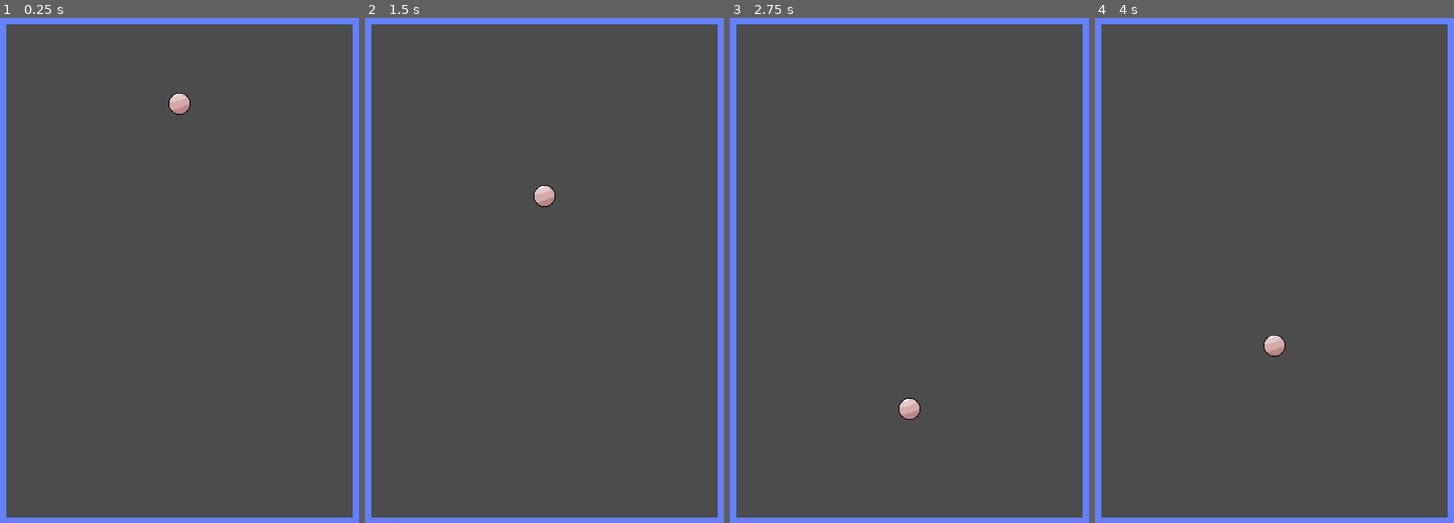
Above: before the commit, frames 1-4 (left to right).
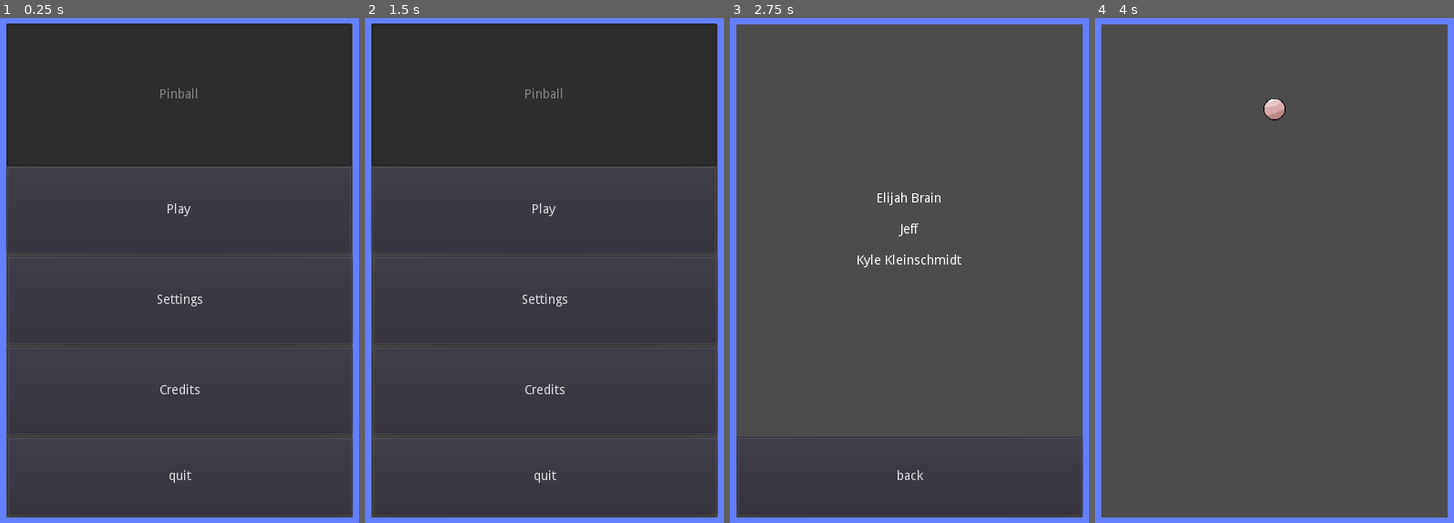
Above: after the commit, the same moments.

Repository: thexerothermic/pinball
Game: Godot game, scene res://MainMenu/MainMenu.tscn
Two runs of this game, one before a commit and one after it. Both use one fixed random seed, a clock stepped at 60 frames per second and the inputs below. Before the commit the project starts from res://Game.tscn.
Inputs (mouse positions are in pixels of both pictures, inside the frame that each line leads up to):
- Up to frame 1 (0.25 s): no input
- Up to frame 2 (1.5 s): click (544, 300) at 0.5 s, where only the run after the commit has a clickable "Settings"; click (544, 477) at 1.25 s, where only the run after the commit has a clickable "back"
- Up to frame 3 (2.75 s): click (909, 391) at 2 s, where only the run after the commit has a clickable "Credits"
- Up to frame 4 (4 s): click (1274, 477) at 2.75 s, where only the run after the commit has a clickable "back"; click (1274, 209) at 3.5 s, where only the run after the commit has a clickable "Play"

The runs differ from the first frame. In frame 1, 28% of the frame differs, in the area x 1-99%, y 1-99%; in frame 2, 28%; in frame 3, 0.9%; in frame 4, 0.4%.

Commit message:
added menus

Diff:
--- /dev/null
+++ b/MainGame/Ball.gd
@@ -0,0 +1,17 @@
+extends RigidBody2D
+
+var myTimer:Timer
+
+func _ready():
+	myTimer=Timer.new()                #initializes a copy of a class (an instance)
+	add_child(myTimer)                                            #Needs to be added to scene to not be collected as garbage
+	myTimer.connect("timeout",self,"challenge")                #Connects the signal to a custom function
+	reset_timer()                        #Called once to get the timer going
+
+func reset_timer():
+	myTimer.wait_time=4
+	myTimer.start()
+
+func challenge():
+	reset_timer()
+	self.linear_velocity+=Vector2(rand_range(-1000,1000),rand_range(-1000,1000))            #Applies a random force to our ball
--- /dev/null
+++ b/MainGame/Ball.tscn
@@ -0,0 +1,25 @@
+[gd_scene load_steps=4 format=2]
+
+[ext_resource path="res://MainGame/Ball.png" type="Texture" id=1]
+
+[sub_resource type="PhysicsMaterial" id=2]
+bounce = 1.0
+
+[sub_resource type="CircleShape2D" id=1]
+radius = 12.0
+
+[node name="Ball" type="RigidBody2D"]
+position = Vector2( 240, 134 )
+physics_material_override = SubResource( 2 )
+
+[node name="Sprite" type="Sprite" parent="."]
+texture = ExtResource( 1 )
+__meta__ = {
+"_edit_lock_": true
+}
+
+[node name="CollisionShape2D" type="CollisionShape2D" parent="."]
+shape = SubResource( 1 )
+__meta__ = {
+"_edit_lock_": true
+}
--- /dev/null
+++ b/MainGame/Game.tscn
@@ -0,0 +1,54 @@
+[gd_scene load_steps=5 format=2]
+
+[ext_resource path="res://MainGame/Ball.tscn" type="PackedScene" id=1]
+[ext_resource path="res://MainGame/leftrightwalls.tres" type="Shape2D" id=2]
+[ext_resource path="res://MainGame/topdownwalls.tres" type="Shape2D" id=3]
+[ext_resource path="res://MainGame/Ball.gd" type="Script" id=4]
+
+[node name="Stage" type="Node2D"]
+
+[node name="Ball" parent="." instance=ExtResource( 1 )]
+script = ExtResource( 4 )
+
+[node name="LeftWall" type="StaticBody2D" parent="."]
+position = Vector2( -49, 176 )
+
+[node name="CollisionShape2D" type="CollisionShape2D" parent="LeftWall"]
+shape = ExtResource( 2 )
+__meta__ = {
+"_edit_lock_": true
+}
+
+[node name="RightWall" type="StaticBody2D" parent="."]
+position = Vector2( 530, 134 )
+
+[node name="CollisionShape2D" type="CollisionShape2D" parent="RightWall"]
+position = Vector2( 0, 49.5 )
+shape = ExtResource( 2 )
+__meta__ = {
+"_edit_lock_": true
+}
+
+[node name="TopWall" type="StaticBody2D" parent="."]
+position = Vector2( 201, -48 )
+
+[node name="CollisionShape2D" type="CollisionShape2D" parent="TopWall"]
+position = Vector2( 7, -2 )
+shape = ExtResource( 3 )
+__meta__ = {
+"_edit_lock_": true
+}
+
+[node name="BottomWall" type="StaticBody2D" parent="."]
+position = Vector2( 236, 616 )
+
+[node name="CollisionShape2D" type="CollisionShape2D" parent="BottomWall"]
+position = Vector2( -12, 74 )
+shape = ExtResource( 3 )
+__meta__ = {
+"_edit_lock_": true
+}
+
+[node name="Line2D" type="Line2D" parent="."]
+points = PoolVector2Array( 0, 0, 480, 0, 480, 640, 0, 640, 0, 0 )
+width = 100.0
--- /dev/null
+++ b/MainGame/default_env.tres
@@ -0,0 +1,7 @@
+[gd_resource type="Environment" load_steps=2 format=2]
+
+[sub_resource type="ProceduralSky" id=1]
+
+[resource]
+background_mode = 2
+background_sky = SubResource( 1 )
--- /dev/null
+++ b/MainGame/leftrightwalls.tres
@@ -0,0 +1,4 @@
+[gd_resource type="RectangleShape2D" format=2]
+
+[resource]
+extents = Vector2( 100, 640 )
--- /dev/null
+++ b/MainGame/topdownwalls.tres
@@ -0,0 +1,4 @@
+[gd_resource type="RectangleShape2D" format=2]
+
+[resource]
+extents = Vector2( 480, 100 )
--- /dev/null
+++ b/MainMenu/MainMenu.tscn
@@ -0,0 +1,51 @@
+[gd_scene load_steps=2 format=2]
+
+[ext_resource path="res://MainMenu/buttons.gd" type="Script" id=1]
+
+[node name="Node2D" type="Node2D"]
+script = ExtResource( 1 )
+
+[node name="Line2D" type="Line2D" parent="."]
+points = PoolVector2Array( 0, 0, 480, 0, 480, 640, 0, 640, 0, 0 )
+width = 100.0
+
+[node name="LineEdit" type="LineEdit" parent="."]
+margin_left = 50.0
+margin_top = 49.0
+margin_right = 429.0
+margin_bottom = 205.0
+text = "Pinball"
+align = 1
+editable = false
+
+[node name="Play" type="Button" parent="."]
+margin_left = 51.0
+margin_top = 206.0
+margin_right = 428.0
+margin_bottom = 301.0
+rect_pivot_offset = Vector2( 157, 30 )
+text = "Play"
+
+[node name="settings" type="Button" parent="."]
+margin_left = 52.0
+margin_top = 305.0
+margin_right = 429.0
+margin_bottom = 400.0
+rect_pivot_offset = Vector2( 131, 130 )
+text = "Settings"
+
+[node name="credits" type="Button" parent="."]
+margin_left = 52.0
+margin_top = 404.0
+margin_right = 429.0
+margin_bottom = 499.0
+rect_pivot_offset = Vector2( 131, 130 )
+text = "Credits"
+
+[node name="quit" type="Button" parent="."]
+margin_left = 52.0
+margin_top = 503.0
+margin_right = 429.0
+margin_bottom = 588.0
+rect_pivot_offset = Vector2( 131, 130 )
+text = "quit"
--- /dev/null
+++ b/MainMenu/buttons.gd
@@ -0,0 +1,24 @@
+extends Node2D
+
+func _ready():
+	var playButton = $Play
+	var optionsButton = $settings
+	var creditsButton = $credits
+	var quitButton = $quit
+	playButton.connect("pressed", self, "_play_button_pressed")
+	optionsButton.connect("pressed", self, "_options_button_pressed")
+	creditsButton.connect("pressed", self, "_credits_button_pressed")
+	quitButton.connect("pressed", self, "_quit_button_pressed")
+
+
+func _play_button_pressed():
+	get_tree().change_scene("res://MainGame/game.tscn")
+
+func _options_button_pressed():
+	get_tree().change_scene("res://options/options.tscn")
+
+func _credits_button_pressed():
+	get_tree().change_scene("res://credits/credits.tscn")
+
+func _quit_button_pressed():
+	get_tree().quit()
--- /dev/null
+++ b/credits/backButton.gd
@@ -0,0 +1,8 @@
+extends Node2D
+
+func _ready():
+	var backButton = $back
+	backButton.connect("pressed", self, "_back_button_pressed")
+
+func _back_button_pressed():
+	get_tree().change_scene("res://MainMenu/MainMenu.tscn")
--- /dev/null
+++ b/credits/credits.tscn
@@ -0,0 +1,31 @@
+[gd_scene load_steps=2 format=2]
+
+[ext_resource path="res://credits/backButton.gd" type="Script" id=1]
+
+[node name="Node2D" type="Node2D"]
+script = ExtResource( 1 )
+
+[node name="Line2D" type="Line2D" parent="."]
+points = PoolVector2Array( 0, 0, 480, 0, 480, 640, 0, 640, 0, 0 )
+width = 100.0
+
+[node name="back" type="Button" parent="."]
+margin_left = 52.0
+margin_top = 503.0
+margin_right = 429.0
+margin_bottom = 588.0
+rect_pivot_offset = Vector2( 131, 130 )
+text = "back"
+
+[node name="Label" type="Label" parent="."]
+margin_left = 50.0
+margin_top = 50.0
+margin_right = 430.0
+margin_bottom = 501.0
+text = "Elijah Brain
+
+Jeff
+
+Kyle Kleinschmidt"
+align = 1
+valign = 1
--- /dev/null
+++ b/options/options.tscn
@@ -0,0 +1,18 @@
+[gd_scene load_steps=2 format=2]
+
+[ext_resource path="res://credits/backButton.gd" type="Script" id=1]
+
+[node name="Node2D" type="Node2D"]
+script = ExtResource( 1 )
+
+[node name="Line2D" type="Line2D" parent="."]
+points = PoolVector2Array( 0, 0, 480, 0, 480, 640, 0, 640, 0, 0 )
+width = 100.0
+
+[node name="back" type="Button" parent="."]
+margin_left = 52.0
+margin_top = 503.0
+margin_right = 429.0
+margin_bottom = 588.0
+rect_pivot_offset = Vector2( 131, 130 )
+text = "back"
--- a/project.godot
+++ b/project.godot
@@ -11,8 +11,8 @@
 [application]
 
 config/name="Pinball"
-run/main_scene="res://Game.tscn"
-config/icon="res://icon.png"
+run/main_scene="res://MainMenu/MainMenu.tscn"
+config/icon="res://MainGame/icon.png"
 
 [display]
 
@@ -29,4 +29,4 @@
 
 [rendering]
 
-environment/default_environment="res://default_env.tres"
+environment/default_environment="res://MainGame/default_env.tres"
Binary file added: MainGame/Ball.png
Not shown, added: MainGame/Ball.png.import
Binary file added: MainGame/icon.png
Not shown, added: MainGame/icon.png.import
